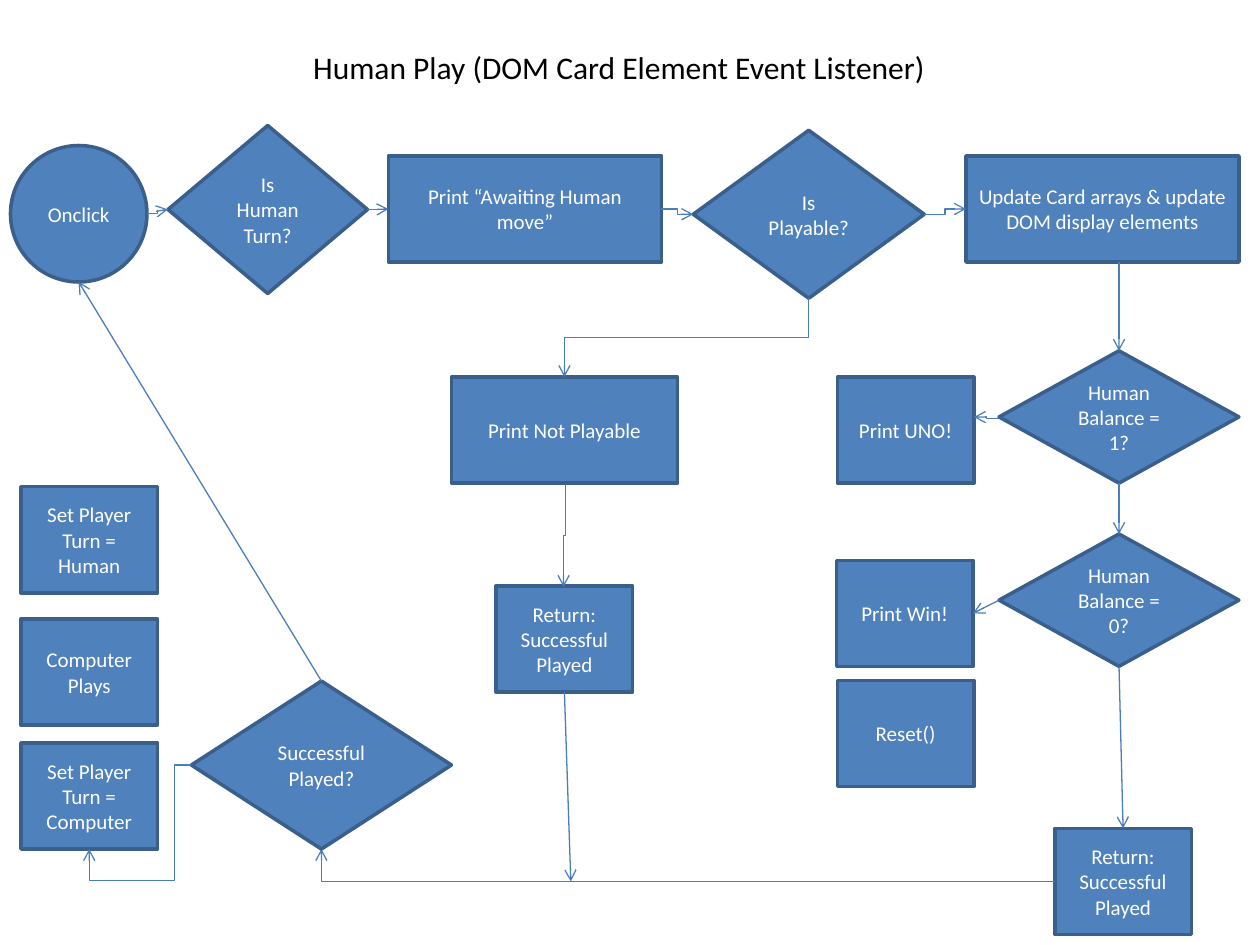
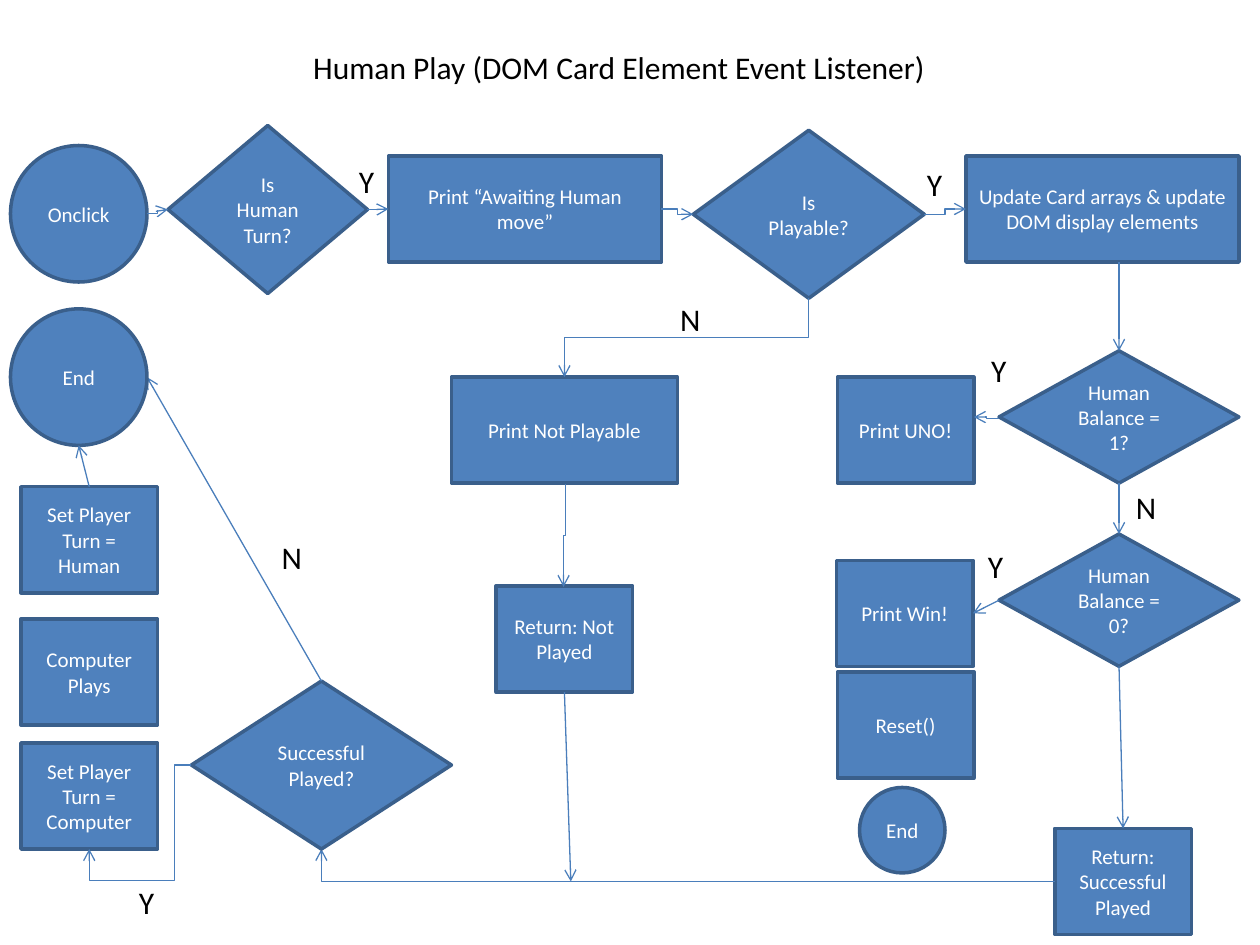
Before and after one commit to wdi-sg/project-1, a slide deck: slide 5 of documentation/Presentation1.pptx. Drawn at 1260x945 pixels with LibreOffice and Linux fonts; fonts in the diff are those of the drawing. Boxes give left, top, right and bottom in pixels: in the first picture for what was removed or moved away, otherwise in the second. Text is boxed around its words. In the diff, an @@ line names an element or a change of style, - is before the commit and + after.

Commit message:
Upload for Class Presentation - fixed flowchart

```diff
--- a/documentation/Presentation1.pptx
+++ b/documentation/Presentation1.pptx
@@ text added at bbox=[359, 172, 374, 201], 18 pt, text #000000 @@
+Y
@@ text added at bbox=[927, 175, 942, 196], 18 pt, text #000000 @@
+Y
@@ ellipse added at bbox=[10, 309, 146, 445], fill #4F81BD, outline #3A5F8C 2 pt, 12 pt, text #FFFFFF @@
+End
@@ text added at bbox=[680, 310, 700, 338], 18 pt, text #000000 @@
+N
@@ arrow moved from (321, 680) - (78, 282) to (321, 680) - (147, 377) @@
@@ text added at bbox=[991, 361, 1006, 382], 18 pt, text #000000 @@
+Y
@@ arrow added from (89, 486) to (78, 445), #4B7EBC 0.75 pt @@
@@ text added at bbox=[1136, 498, 1156, 519], 18 pt, text #000000 @@
+N
@@ text added at bbox=[282, 548, 302, 569], 18 pt, text #000000 @@
+N
@@ text added at bbox=[988, 557, 1003, 578], 18 pt, text #000000 @@
+Y
@@ text in rectangle at bbox=[514, 620, 614, 663]: text changed @@
-Return: Successful Played
+Return: Not Played
@@ rectangle "Reset()": place and size @@
-rectangle "Reset()" at bbox=[838, 680, 974, 786]
+rectangle "Reset()" at bbox=[838, 672, 974, 777]
@@ ellipse added at bbox=[859, 788, 945, 873], fill #4F81BD, outline #3A5F8C 2 pt, 12 pt, text #FFFFFF @@
+End
@@ text added at bbox=[139, 893, 154, 914], 18 pt, text #000000 @@
+Y
```
Also in this commit, not shown: 2 other files.
